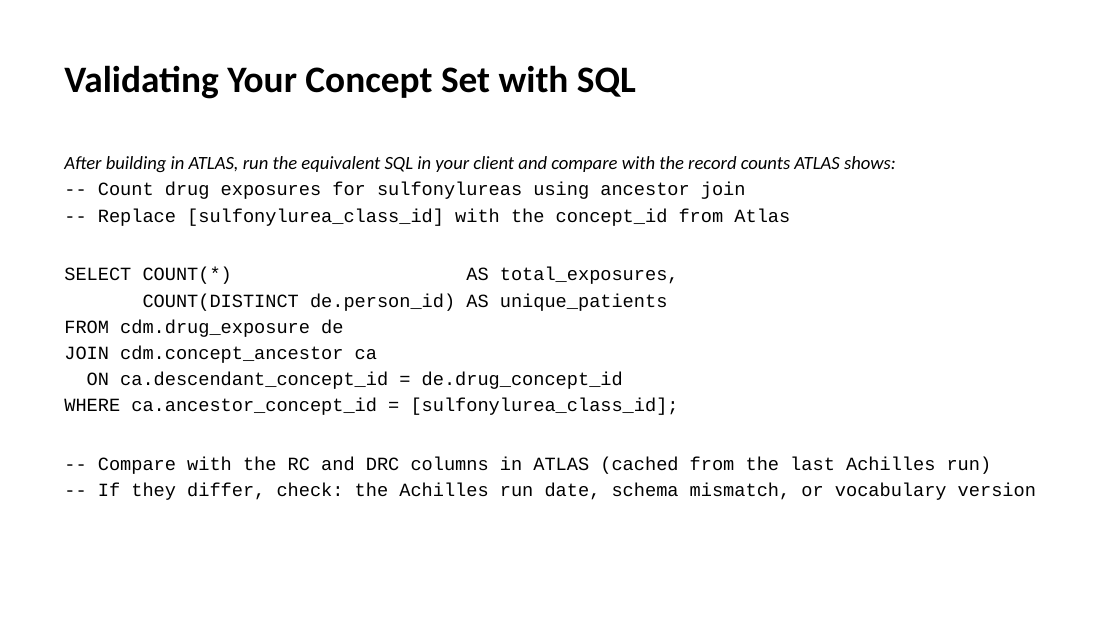
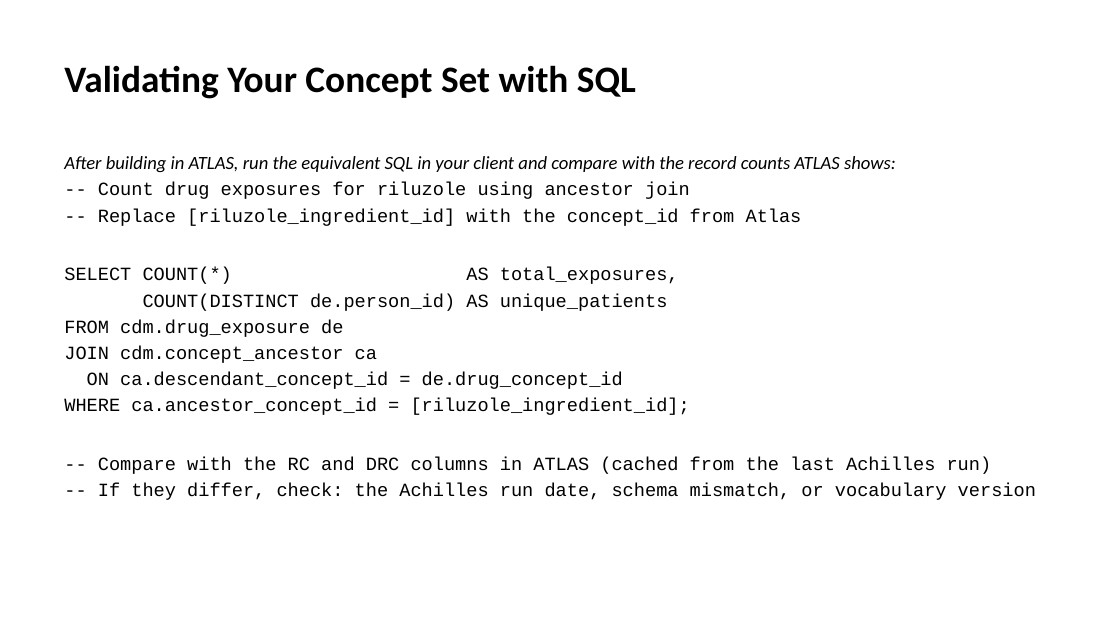
Before and after one commit to ALSTDI/ALS-RWE, a slide deck: slide 19 of docs/free-rwe-resources/train-the-trainer/training/day-02-vocab-dqd/kit/Instructor-Deck-with-Notes.pptx. Drawn at 1120x630 pixels with LibreOffice and Linux fonts; fonts in the diff are those of the drawing. Boxes give left, top, right and bottom in pixels: in the first picture for what was removed or moved away, otherwise in the second. Text is boxed around its words. In the diff, an @@ line names an element or a change of style, - is before the commit and + after.

```diff
--- a/docs/free-rwe-resources/train-the-trainer/training/day-02-vocab-dqd/kit/Instructor-Deck-with-Notes.pptx
+++ b/docs/free-rwe-resources/train-the-trainer/training/day-02-vocab-dqd/kit/Instructor-Deck-with-Notes.pptx
@@ text at (98, 182, 802, 226): text changed @@
--- Count drug exposures for sulfonylureas using ancestor join
--- Replace [sulfonylurea_class_id] with the concept_id from Atlas
+-- Count drug exposures for riluzole using ancestor join
+-- Replace [riluzole_ingredient_id] with the concept_id from Atlas
@@ text at (64, 398, 690, 415): text changed @@
-WHERE ca.ancestor_concept_id = [sulfonylurea_class_id];
+WHERE ca.ancestor_concept_id = [riluzole_ingredient_id];
```
Also in this commit, not shown: 5 other slides changed, 59 other files.
